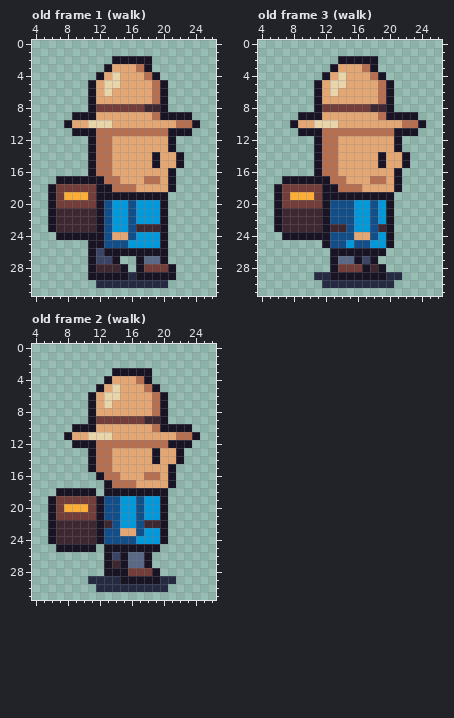
File history of a pixel-art file, src/char-wanderer.aseprite. Above is the file before it was changed.
32x32 pixels, 4 frames. Shown: old frame 1 (walk): x 4..26, y 0..31; old frame 3 (walk): x 4..26, y 0..31; old frame 2 (walk): x 4..26, y 0..31. The commit also changed other frames, which this record leaves out.
Once edited:
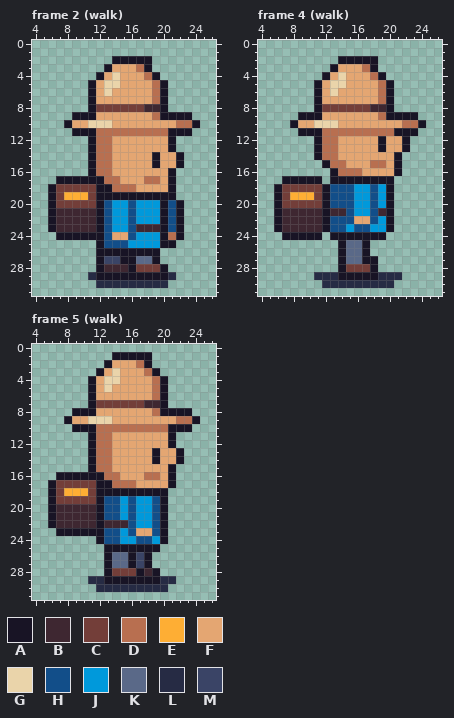
Palette (. is transparent): A #181425  B #3e2731  C #733e39  D #b86f50  E #feae34  F #e4a672  G #ead4aa  H #124e89  J #0099db  K #5a6988  L #262b44  M #3a4466
A new or re-ordered frame is compared with the old frame closest to it.
The edit:
frames 4 -> 8
layer "arm_back" added
Frame 2 (walk) is new; against old frame 1 (walk), layers "leg_front", "leg_back", "arm_back":
y 19: x 21 . -> A
y 20..23: x 21..22 .. -> HA
y 24: x 21..22 .. -> DA
y 25: x 11 A -> .; x 21 . -> A
y 26: x 11..12 AM -> .A; x 20 A -> .
y 27: x 11..12 AM -> .A; x 14..17 A..A -> MAAK; x 19..20 KA -> A.
y 28: x 11..12 AB -> .A; x 15..17 A.A -> BAC; x 20..21 CA -> A.
y 29: x 11 A -> L; x 16 L -> A; x 21 A -> L
Frame 4 (walk) against old frame 3 (walk):
y 12..13: x 19 F -> A; x 21..22 A. -> FA
y 14: x 19 A -> F; x 21..22 FA -> A.
y 15: x 11..12 AD -> .A; x 14 F -> D; x 18..19 FA -> DD; x 21..22 FA -> A.
y 16: x 11..16 ADDFFF -> ..ADDD
y 17: x 12..21 ADDFFFDDFA -> .AAAAAAAA.
y 18: x 13..21 ADDDFFFFA -> HHHJJHJA.
y 19: x 13..19 AAAAAAA -> HHHJJHJ
y 21: x 13..14 HH -> BB; x 19 J -> B
y 22: x 16..17 JJ -> FF
y 23: x 13..19 BBHJJHB -> HHJHHJJ
y 24: x 12..20 AHHHFFHJA -> .AAAAAAA.
y 25: x 12..20 AHHJHHJJA -> ..AKKA...
y 26: x 13 A -> .; x 15..16 AA -> KK; x 18..19 AA -> ..
y 27: x 13..14 AK -> .A; x 16..17 AM -> KA
y 28: x 13..14 AC -> .A; x 17..19 ABA -> CA.
y 29: x 13 A -> L; x 19 A -> L
Frame 5 (walk) is new; against old frame 2 (walk):
y 1: x 14..18 ..... -> AAAAA
y 2: x 13..18 ...... -> AFFFDA
y 3: x 12..19 ..AAAAA. -> AFGFFFDA
y 4: x 11..14 ..AF -> AFGG; x 17..20 DA.. -> FFDA
y 5: x 11..14 .AFG -> AFGF; x 18..20 DA. -> FDA
y 6: x 13..14 GG -> FF
y 7: x 12..19 FGFFFFFD -> CCCCCCBB
y 8: x 9..10 .. -> AA; x 21..23 ... -> AAA
y 9: x 8..24 ...ACCCCCCBBA.... -> AFFGGGFFFFFFFFDDA
y 10: x 12..18 FFFFFFF -> DDDDDDD; x 20 A -> D
y 11: x 8..13 AFFGGG -> ...ADD; x 21..24 FDDA -> A...
y 12: x 9..10 AA -> ..; x 14..20 DDDDDDD -> FFFFFFF; x 22..23 AA -> ..
y 16: x 7..11 ..... -> AAAAA
y 17: x 6..12 ....... -> ACCCCCA
y 18: x 6..12 .AAAAA. -> ACEEECA
y 19: x 16..17 JH -> HJ; x 19 J -> H
y 20: x 7..11 CEEEC -> BBBBB; x 16..17 JH -> HJ; x 19 J -> H
y 21: x 7..11 CCCCC -> BBBBB; x 16..17 JH -> HJ; x 19 J -> H
y 22: x 14..19 HJJHBB -> BBHJJH
y 23: x 6..11 ABBBBB -> .AAAAA; x 15..19 FFHJJ -> JHFFH
y 24: x 6..11 ABBBBB -> ......; x 15..18 HHJJ -> JJHH
y 25: x 7..11 AAAAA -> .....
y 26: x 14..17 MAKK -> KKAM
y 27: x 14..17 BAKK -> KKAM
y 28: x 14..15 AA -> CC; x 17..18 CC -> AB
y 29: x 13..14 LL -> AA
Boxes around the changes in both pictures, in picture pixels (x1, y1, x2, y2):
changed: (88, 192, 184, 280)
changed: (314, 136, 410, 280)
changed: (48, 352, 200, 584)
